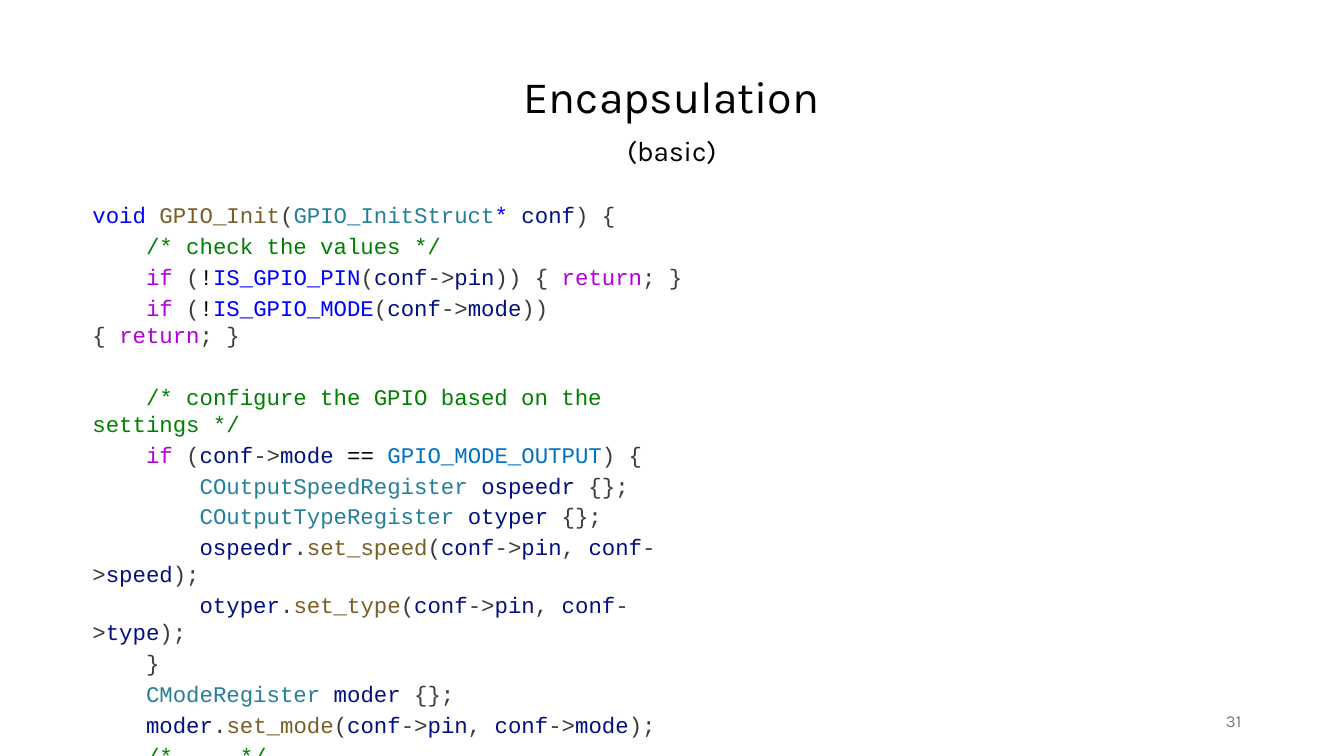
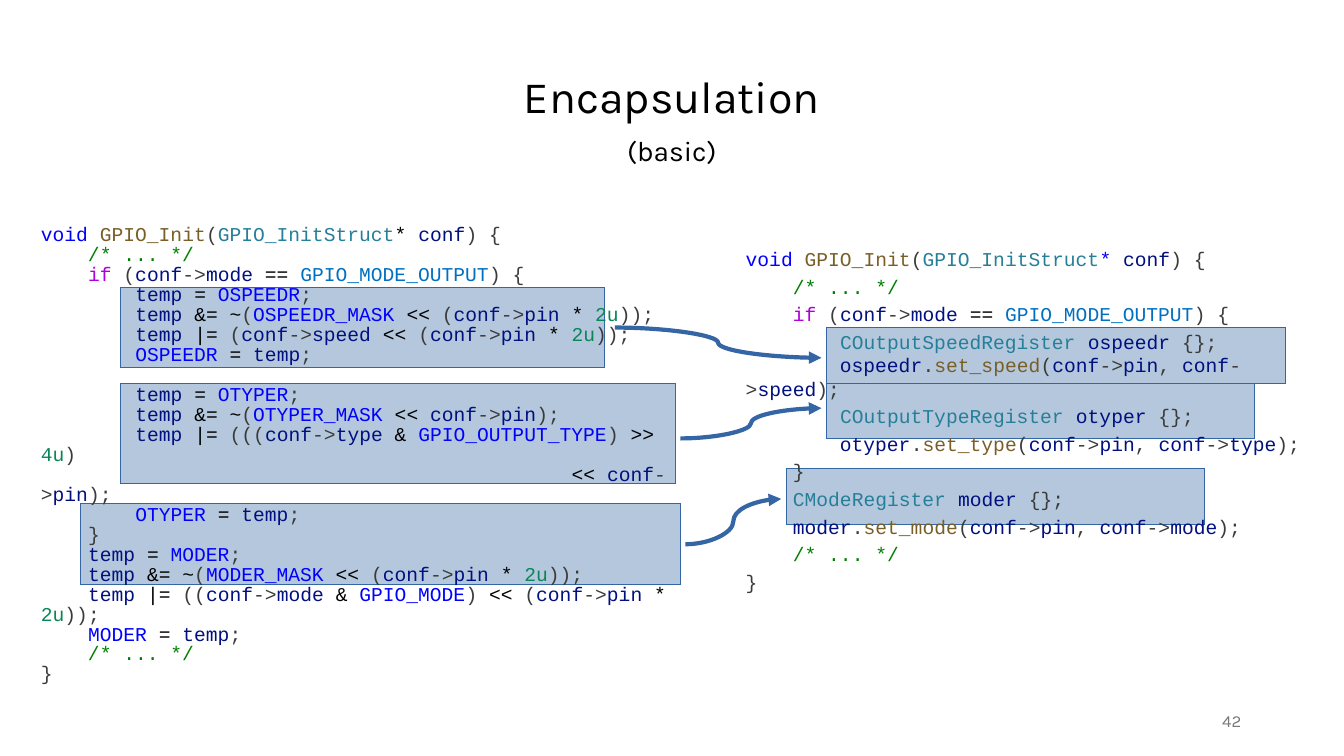
Before and after one commit to janos32783/cppcon_2024_cost_cpp_abstractions, a slide deck: slide 42 of presentation/cppcon.pptx (slide 31 before the commit). Drawn at 1344x756 pixels with LibreOffice and Linux fonts; fonts in the diff are those of the drawing. Boxes give left, top, right and bottom in pixels: in the first picture for what was removed or moved away, otherwise in the second. Text is boxed around its words. In the diff, an @@ line names an element or a change of style, - is before the commit and + after.

```diff
--- a/presentation/cppcon.pptx
+++ b/presentation/cppcon.pptx
@@ text "void GPIO_Init(GPIO_InitStruct* conf) {": place and size @@
-text "void GPIO_Init(GPIO_InitStruct* conf) {" at [92,207,656,738]
+text "void GPIO_Init(GPIO_InitStruct* conf) {" at [41,227,666,625]
@@ text at [41,227,501,285]: size 16 to 14 pt in "void GPIO_Init(GPIO_InitStruct* conf) {", "if (conf->mode == GPIO_MODE_OUTPUT) {", "}", "/* ... */" and 1 more places; text colour #0000FF to #000000 in "GPIO_Init(GPIO_InitStruct*"; line spacing 1 to 14.3pt; less space between paragraphs @@
@@ text at [92,238,656,437]: text changed; size 16 to 14 pt @@
-/* check the values */
-if (!IS_GPIO_PIN(conf->pin)) { return; }
-if (!IS_GPIO_MODE(conf->mode)) { return; }
-/* configure the GPIO based on the settings */
+/* ... */
@@ text added at [746,252,1300,538], 14 pt, text #001080 @@
+void GPIO_Init(GPIO_InitStruct* conf) {
+/* ... */
+if (conf->mode == GPIO_MODE_OUTPUT) {
+COutputSpeedRegister ospeedr {};
+ospeedr.set_speed(conf->pin, conf->speed);
+COutputTypeRegister otyper {};
+otyper.set_type(conf->pin, conf->type);
+}
+CModeRegister moder {};
+moder.set_mode(conf->pin, conf->mode);
+/* ... */
+}
@@ rectangle added at [121,287,605,368], fill #B4C7DC, outline #3465A4 0 pt @@
@@ text at [135,287,666,525]: text changed; size 16 to 14 pt @@
-COutputSpeedRegister ospeedr {};
-COutputTypeRegister otyper {};
-ospeedr.set_speed(conf->pin, conf->speed);
-otyper.set_type(conf->pin, conf->type);
+temp = OSPEEDR;
+temp &= ~(OSPEEDR_MASK << (conf->pin * 2u));
+temp |= (conf->speed << (conf->pin * 2u));
+OSPEEDR = temp;
+temp = OTYPER;
+temp &= ~(OTYPER_MASK << conf->pin);
+temp |= (((conf->type & GPIO_OUTPUT_TYPE) >> 4u)
+<< conf->pin);
+OTYPER = temp;
@@ curved arrow added from (615, 328) to (822, 358), #3465A4 3 pt @@
@@ rectangle added at [827,328,1286,383], fill #B4C7DC, outline #3465A4 0 pt @@
@@ rectangle added at [121,383,676,484], fill #B4C7DC, outline #3465A4 0 pt @@
@@ rectangle added at [827,383,1255,439], fill #B4C7DC, outline #3465A4 0 pt @@
@@ curved arrow added from (681, 439) to (822, 408), #3465A4 3 pt @@
@@ rectangle added at [786,469,1205,524], fill #B4C7DC, outline #3465A4 0 pt @@
@@ rectangle added at [81,504,681,585], fill #B4C7DC, outline #3465A4 0 pt @@
@@ curved arrow added from (686, 544) to (781, 499), #3465A4 3 pt @@
@@ text at [41,548,642,625]: text changed; size 16 to 14 pt @@
-CModeRegister moder {};
-moder.set_mode(conf->pin, conf->mode);
+temp = MODER;
+temp &= ~(MODER_MASK << (conf->pin * 2u));
+temp |= ((conf->mode & GPIO_MODE) << (conf->pin * 2u));
+MODER = temp;
@@ page number at [1222,716,1241,727]: text changed @@
-31
+42
```
Also in this commit, not shown: 8 other slides changed, 15 slides added, 1 slide removed, 9 other files.
